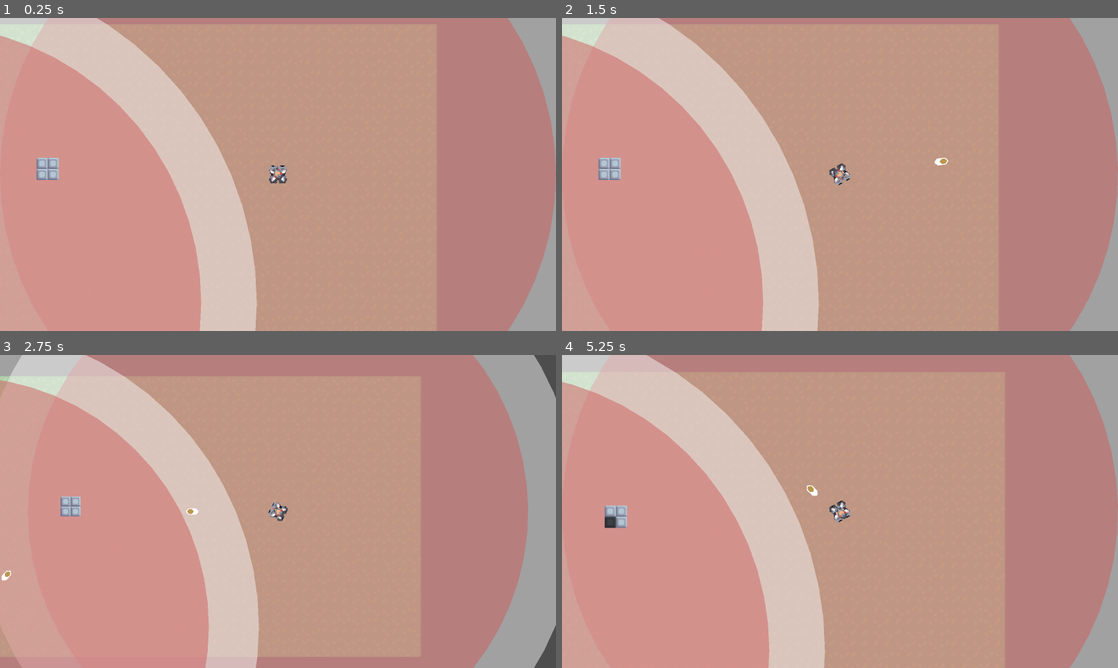
Above: before the commit, frames 1-4 (two rows, left to right).
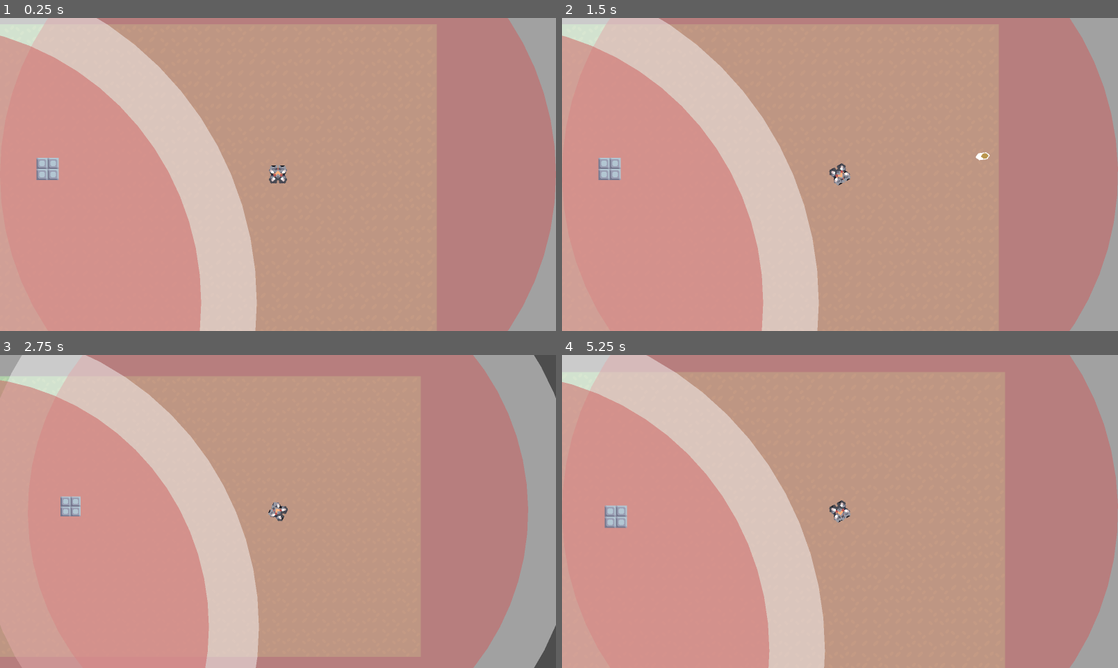
Above: after the commit, the same moments.

Repository: ToxicStarfall/mindustry-recreation
Game: Godot game, scene res://main.tscn
The game is run twice, just before and just after one commit, with the same random seed, the same clock (stepped at 60 frames per second) and the same inputs.
Inputs (mouse positions are in pixels of both pictures, inside the frame that each line leads up to):
- Up to frame 1 (0.25 s): no input
- Up to frame 2 (1.5 s): tap Enter at 0.5 s; move the mouse to (962, 158) at 0.52 s; press the mouse at (962, 158) at 0.53 s; hold D (move_right) 0.53-1.25 s; release the mouse at (962, 158) at 1.25 s; drag from (728, 190) to (617, 174) at 1.27 s
- Up to frame 3 (2.75 s): move the mouse to (333, 442) at 2.02 s; hold D (move_right) from 2.03 s (still down); hold Mouse wheel down (zoom_out) from 2.03 s (still down)
- Up to frame 4 (5.25 s): release D (move_right) at 2.75 s; release Mouse wheel down (zoom_out) at 2.75 s; drag from (812, 574) to (628, 511) at 2.77 s; move the mouse to (1006, 558) at 3.52 s; hold A (move_left) 3.53-4.25 s; tap Shift at 3.6 s; drag from (673, 464) to (756, 433) at 4.27 s; move the mouse to (867, 511) at 5.02 s; hold S (move_down) from 5.03 s (still down); hold Mouse wheel up (zoom_in) from 5.03 s (still down); click (867, 511) at 5.17 s

The runs differ from the first frame. In frame 1, less than 0.1% of the frame differs, in the area x 48-51%, y 46-52%; in frame 2, 0.1%; in frame 3, 0.1%; in frame 4, 0.2%, in the area x 7-52%, y 41-56%.

Commit message:
Fix targeting of same faction entity

Diff:
--- a/components/node/targeting_component.gd
+++ b/components/node/targeting_component.gd
@@ -70,8 +70,9 @@
 
 func _on_body_entered(body: Node2D):
 	if body is Entity:
-		if !body == self.get_parent():
-			entities.append(body)
+		if !body == self.get_parent():  # Disallow self
+			if body.faction != self.get_parent().faction:  # Disallow same faction
+				entities.append(body)
 
 
 func _on_body_exited(body: Node2D):
